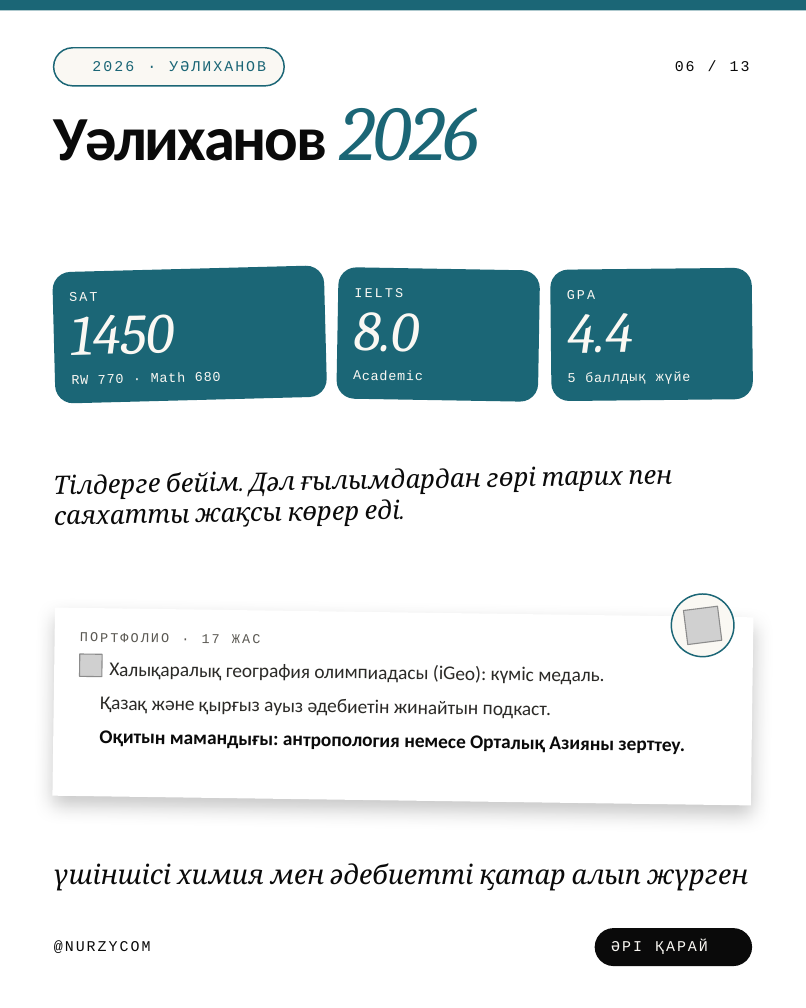
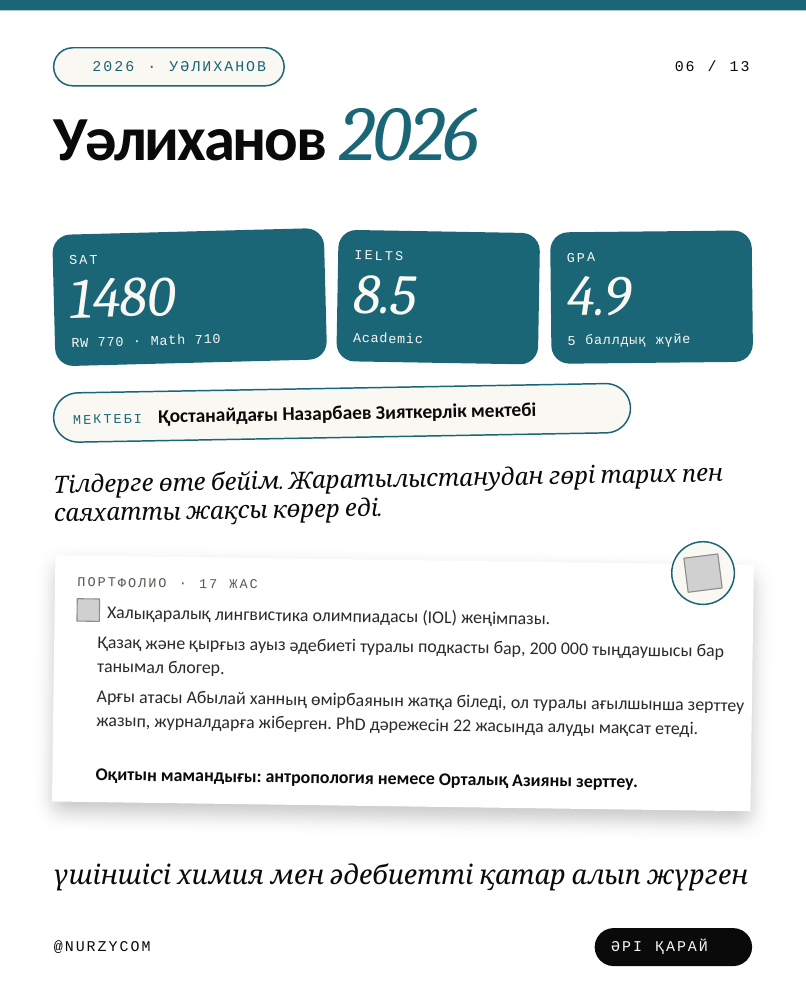
Before and after one commit to galiandojonathan-ship-it1/nurzycom_brand, a slide deck: slide 6 of social/pptx/kz-scientists.pptx. Drawn at 806x1008 pixels with LibreOffice and Linux fonts; fonts in the diff are those of the drawing; grey boxes stand for pictures; background and template pictures are left out. Boxes give left, top, right and bottom in pixels: in the first picture for what was removed or moved away, otherwise in the second. Text is boxed around its words. In the diff, an @@ line names an element or a change of style, - is before the commit and + after.

```diff
--- a/social/pptx/kz-scientists.pptx
+++ b/social/pptx/kz-scientists.pptx
@@ 5 texts, 1 rounded rectangle: place and size @@
-5 texts, 1 rounded rectangle at <box>52,265,691,403</box>
+5 texts, 1 rounded rectangle at <box>52,228,691,366</box>
@@ rounded rectangle: place and size @@
-rounded rectangle at <box>336,267,541,402</box>
+rounded rectangle at <box>336,229,541,364</box>
@@ rounded rectangle: place and size @@
-rounded rectangle at <box>551,268,754,401</box>
+rounded rectangle at <box>551,230,754,363</box>
@@ text added at <box>71,277,176,318</box>, 38 pt, text #FAF8F3, italic @@
+1480
@@ text at <box>354,275,417,315</box>: text changed @@
-8.0
+8.5
@@ text at <box>567,276,631,316</box>: text changed @@
-4.4
+4.9
@@ text removed at <box>71,314,175,355</box> @@
-1450
@@ text at <box>72,334,221,347</box>: text changed @@
-RW 770 · Math 680
+RW 770 · Math 710
@@ rounded rectangle added at <box>53,383,631,442</box>, fill #FAF8F3, outline #1B6676 1 pt @@
@@ text added at <box>73,414,142,424</box>, 9 pt, text #1B6676 @@
+МЕКТЕБІ
@@ text added at <box>158,402,536,426</box>, 13 pt, text #0A0A0A, bold @@
+Қостанайдағы Назарбаев Зияткерлік мектебі
@@ text at <box>54,464,723,525</box>: text changed; size 17 to 16 pt @@
-Тілдерге бейім. Дәл ғылымдардан гөрі тарих пен саяхатты жақсы көрер еді.
+Тілдерге өте бейім. Жаратылыстанудан гөрі тарих пен саяхатты жақсы көрер еді.
@@ ellipse: place and size @@
-ellipse at <box>668,590,738,659</box>
+ellipse at <box>668,538,738,608</box>
@@ rectangle: place and size @@
-rectangle at <box>52,608,754,805</box>
+rectangle at <box>52,555,754,811</box>
@@ picture: place and size @@
-picture at <box>684,606,722,645</box>
+picture at <box>684,554,722,592</box>
@@ picture: place and size @@
-picture at <box>79,653,102,676</box>
+picture at <box>77,598,100,621</box>
@@ text "ПОРТФОЛИО · 17 ЖАС": place and size @@
-text "ПОРТФОЛИО · 17 ЖАС" at <box>80,632,260,643</box>
+text "ПОРТФОЛИО · 17 ЖАС" at <box>77,577,257,588</box>
@@ text at <box>107,606,550,626</box>: text changed; size 13 to 12 pt @@
-Халықаралық география олимпиадасы (iGeo): күміс медаль.
+Халықаралық лингвистика олимпиадасы (IOL) жеңімпазы.
@@ text at <box>97,636,725,676</box>: text changed; size 13 to 12 pt @@
-Қазақ және қырғыз ауыз әдебиетін жинайтын подкаст.
+Қазақ және қырғыз ауыз әдебиеті туралы подкасты бар, 200 000 тыңдаушысы бар танымал блогер.
@@ text added at <box>96,690,744,737</box>, 12 pt, text #2B2A27 @@
+Арғы атасы Абылай ханның өмірбаянын жатқа біледі, ол туралы ағылшынша зерттеу жазып, журналдарға жіберген. PhD дәрежесін 22 жасында алуды мақсат етеді.
@@ text "Оқитын мамандығы: антропология немесе Орталық ...": place and size @@
-text "Оқитын мамандығы: антропология немесе Орталық ..." at <box>99,730,685,754</box>
+text "Оқитын мамандығы: антропология немесе Орталық ..." at <box>96,768,638,790</box>
@@ text "Оқитын мамандығы: антропология немесе Орталық ..." at <box>96,768,638,790</box>: size 13 to 12 pt; line spacing 17.7pt to 16.1pt @@
```
Also in this commit, not shown: 9 other slides changed, 21 other files.
